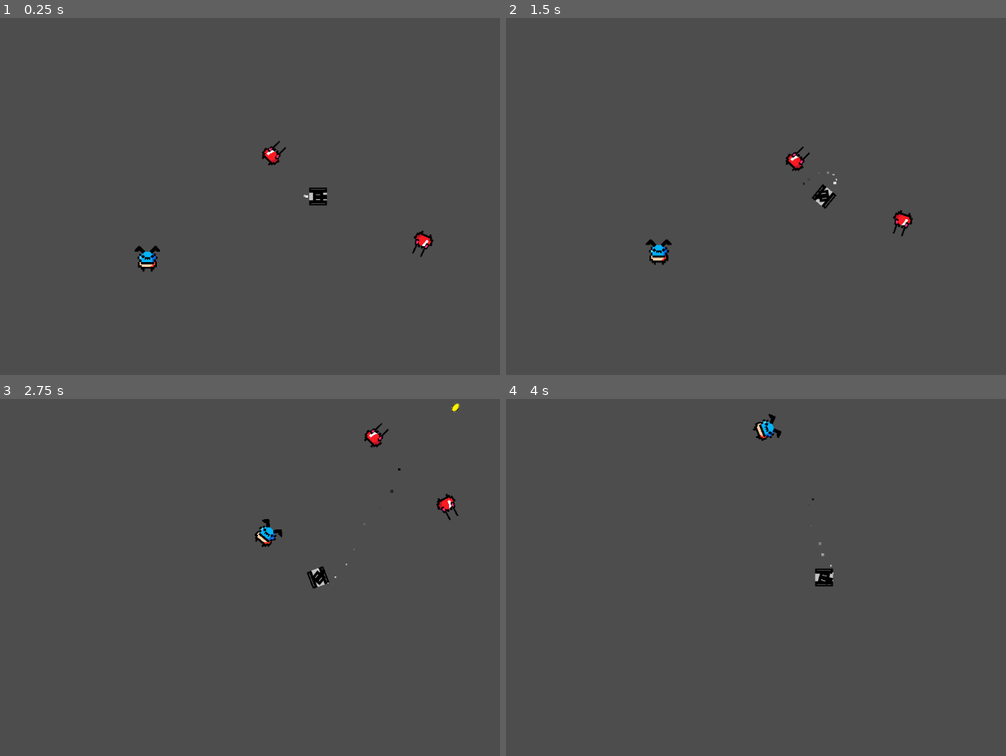
Above: before the commit, frames 1-4 (two rows, left to right).
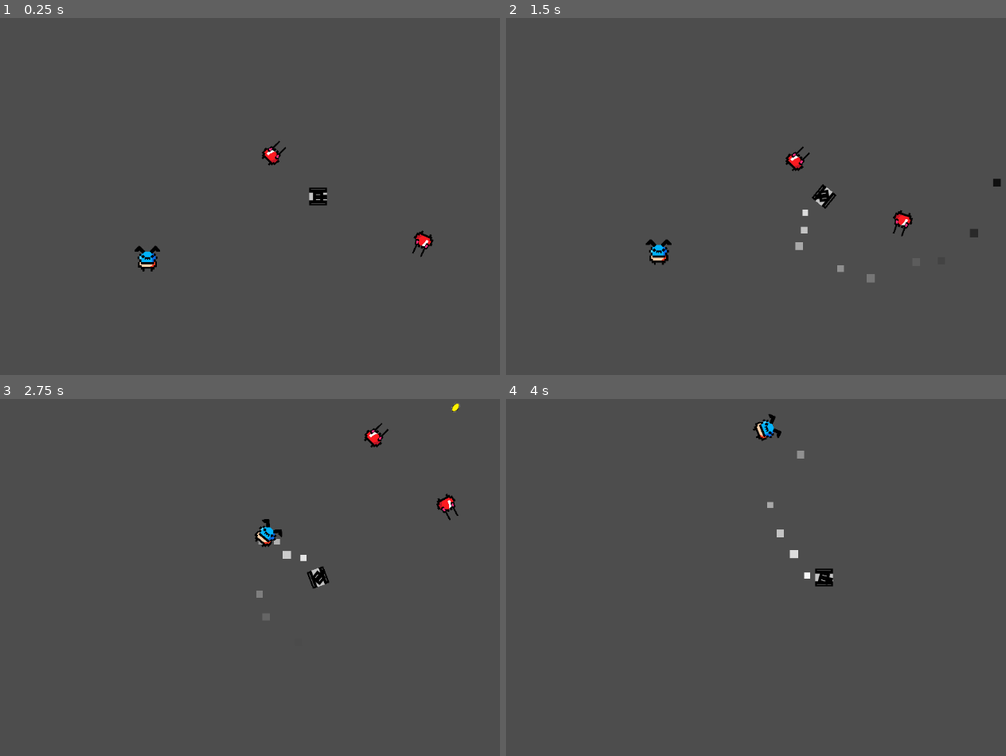
Above: after the commit, the same moments.

Repository: TheCrusty/Biotank-demake
Game: Godot game, scene res://levels/test_level.tscn
Same seed, same stepped clock (60 frames per second), same inputs: the game is played once before the commit and once after it.
Inputs (mouse positions are in pixels of both pictures, inside the frame that each line leads up to):
- Up to frame 1 (0.25 s): no input
- Up to frame 2 (1.5 s): move the mouse to (966, 178) at 0.52 s; hold D (Rotate_Right) 0.53-1.28 s; hold Shift (Boost) 0.53-1.28 s; move the mouse to (696, 214) at 1.27 s; hold S (Reverse) from 1.28 s (still down); tap Shift (Boost) at 1.35 s
- Up to frame 3 (2.75 s): move the mouse to (380, 498) at 2.02 s; release S (Reverse) at 2.03 s; hold D (Rotate_Right) from 2.03 s (still down); hold Shift (Boost) from 2.03 s (still down); tap Space (Shoot) at 2.1 s
- Up to frame 4 (4 s): move the mouse to (791, 648) at 2.77 s; release D (Rotate_Right) at 2.78 s; release Shift (Boost) at 2.78 s; hold W (Forward) 2.78-3.53 s; tap Shift (Boost) at 2.85 s; move the mouse to (outside the picture) at 3.52 s; hold A (Rotate_Left) from 3.53 s (still down); hold Shift (Boost) from 3.53 s (still down)

The runs differ from the first frame. In frame 1, less than 0.1% of the frame differs, in the area x 60-62%, y 49-51%; in frame 2, 0.2%, in the area x 57-100%, y 42-75%; in frame 3, 0.1%; in frame 4, 0.2%.

Commit message:
adding particles off and on when boost:

Diff:
--- a/levels/boostsprite.tres
+++ b/levels/boostsprite.tres
@@ -7,15 +7,18 @@
 gradient = SubResource("Gradient_b4tym")
 
 [resource]
+emission_shape = 1
+emission_sphere_radius = 1.0
 particle_flag_disable_z = true
 direction = Vector3(-1, 0, 0)
 spread = 17.11
 gravity = Vector3(0, 0, 0)
-initial_velocity_min = -19.78
+initial_velocity_min = 272.73
+initial_velocity_max = 272.73
 orbit_velocity_min = 0.0
 orbit_velocity_max = 0.0
 linear_accel_min = 50.0
 linear_accel_max = 75.0
-scale_min = 2.0
-scale_max = 5.0
+scale_min = 10.0
+scale_max = 15.0
 color_ramp = SubResource("GradientTexture1D_g8i3i")
--- a/levels/player.gd
+++ b/levels/player.gd
@@ -7,20 +7,23 @@
 var engine_power = 800
 var boost_power = 400
 var current_boost = 0
-
 var acceleration = Vector2.ZERO
-
 var friction = -2
-
 var projectile = preload("res://levels/projectile.tscn")
 var rotation_direction = 0
 
 
+func _on_ready():
+	$BoostParticles.emitting = false
+
 func get_input():
 	if Input.is_action_pressed("Boost"):
 		current_boost = boost_power
+		$BoostParticles.emitting = true
 	else:
 		current_boost = 0
+		$BoostParticles.emitting = false
+
 	if Input.is_action_just_pressed("Shoot"):
 		var projectile_instance = projectile.instantiate()
 		projectile_instance.shooter = self
--- a/levels/player.tscn
+++ b/levels/player.tscn
@@ -41,8 +41,9 @@
 rotation = 0.00209715
 shape = SubResource("RectangleShape2D_ftfed")
 
-[node name="GPUParticles2D" type="GPUParticles2D" parent="."]
+[node name="BoostParticles" type="GPUParticles2D" parent="."]
 material = SubResource("CanvasItemMaterial_u7v3f")
-position = Vector2(-19, 0)
-rotation = -3.18973
+position = Vector2(16, 5.96047e-08)
+rotation = -3.18565
+amount = 10
 process_material = ExtResource("4_yf1rt")
